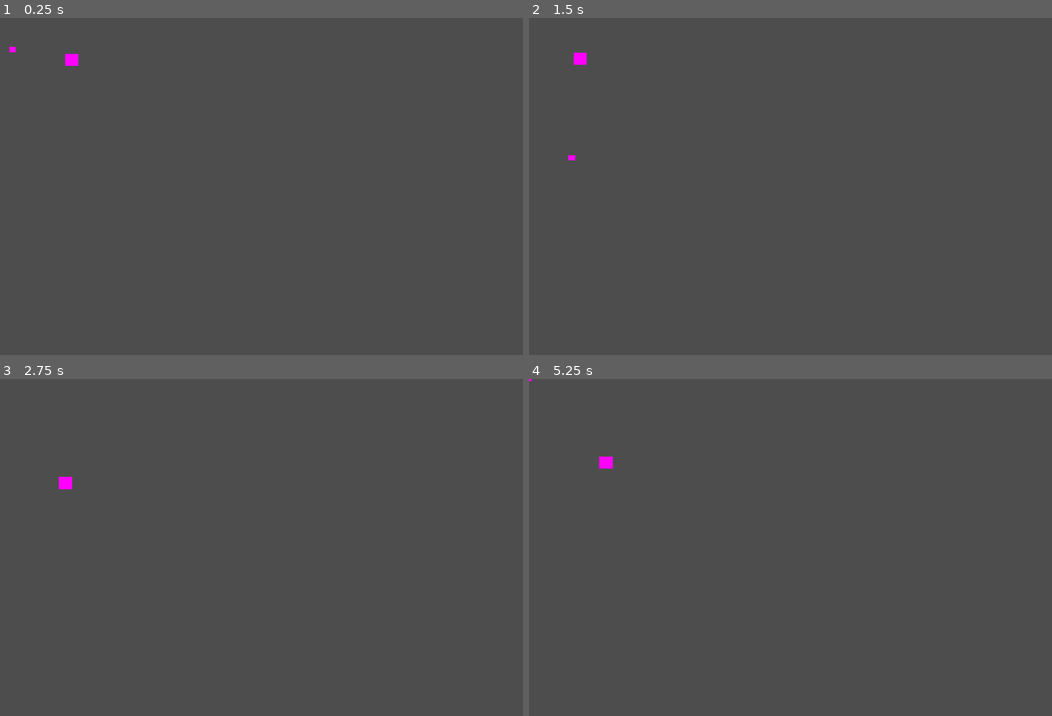
Above: before the commit, frames 1-4 (two rows, left to right).
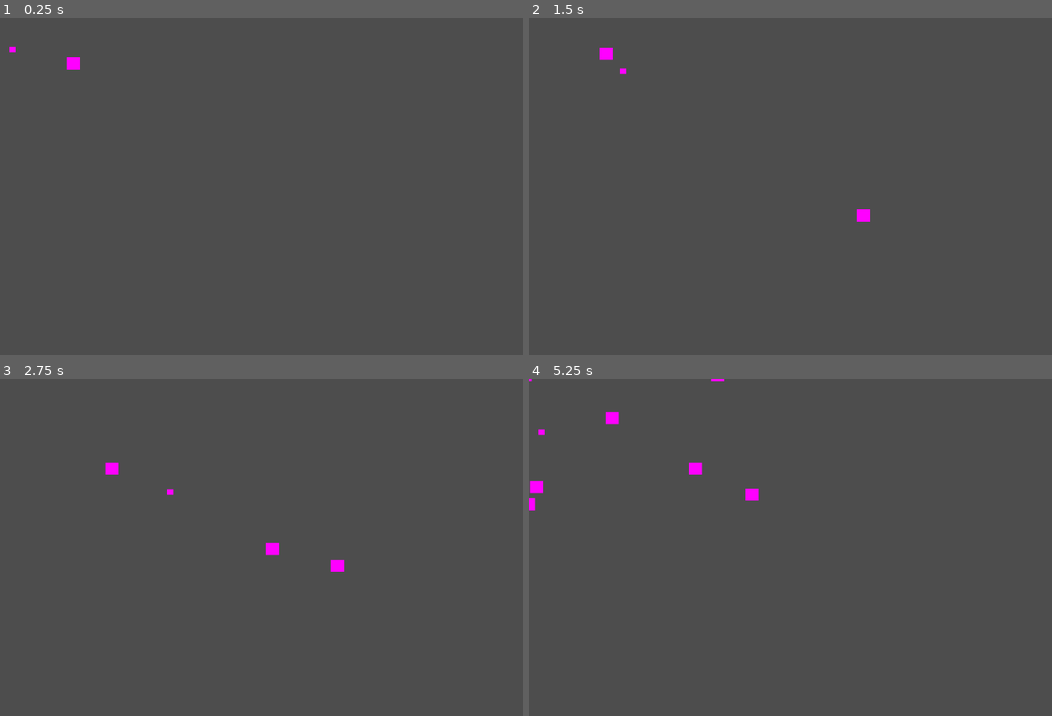
Above: after the commit, the same moments.

Repository: ThermobladeStudios/Town-One-2023
Game: Godot game, scene res://Worlds/World.tscn
Same seed, same stepped clock (60 frames per second), same inputs: the game is played once before the commit and once after it.
Inputs:
- Up to frame 1 (0.25 s): no input
- Up to frame 2 (1.5 s): hold D (Right) 0.53-1.28 s; hold S (Down) from 1.28 s (still down)
- Up to frame 3 (2.75 s): release S (Down) at 2.03 s; hold D (Right) from 2.03 s (still down)
- Up to frame 4 (5.25 s): release D (Right) at 2.78 s; hold W (Up) 2.78-3.53 s; hold A (Left) 3.53-5.03 s; hold S (Down) from 5.03 s (still down)

The runs differ from the first frame. In frame 1, less than 0.1% of the frame differs, in the area x 12-16%, y 10-16%; in frame 2, 0.3%; in frame 3, 0.4%; in frame 4, 0.6%, in the area x 0-44%, y 0-40%.

Commit message:
Added bamboo spawner (hard cap 5)
Changed world scene

Diff:
--- a/Bamboo Enemy/Bamboo.tscn
+++ b/Bamboo Enemy/Bamboo.tscn
@@ -1,17 +1,14 @@
-[gd_scene load_steps=4 format=3 uid="uid://c5kxw5reyb4x1"]
+[gd_scene load_steps=3 format=3 uid="uid://c5kxw5reyb4x1"]
 
 [ext_resource type="Script" path="res://Bamboo Enemy/Bamboo.gd" id="1_wrjdu"]
 
-[sub_resource type="RectangleShape2D" id="RectangleShape2D_6be4j"]
-
-[sub_resource type="PlaceholderTexture2D" id="PlaceholderTexture2D_wcl76"]
+[sub_resource type="PlaceholderTexture2D" id="PlaceholderTexture2D_b0yfr"]
 
 [node name="CharacterBody2D" type="CharacterBody2D"]
 script = ExtResource("1_wrjdu")
 
 [node name="CollisionShape2D" type="CollisionShape2D" parent="."]
-shape = SubResource("RectangleShape2D_6be4j")
 
 [node name="Sprite2D" type="Sprite2D" parent="."]
 scale = Vector2(24.2, 22.2)
-texture = SubResource("PlaceholderTexture2D_wcl76")
+texture = SubResource("PlaceholderTexture2D_b0yfr")
--- a/Bamboo Enemy/MobGen.gd
+++ /dev/null
@@ -1,11 +0,0 @@
-extends Node2D
-
-
-# Called when the node enters the scene tree for the first time.
-func _ready():
-	pass # Replace with function body.
-
-
-# Called every frame. 'delta' is the elapsed time since the previous frame.
-func _process(delta):
-	pass
--- a/Bamboo Enemy/MobGen.tscn
+++ /dev/null
@@ -1,13 +0,0 @@
-[gd_scene load_steps=3 format=3 uid="uid://b6cv584qws4x6"]
-
-[ext_resource type="Script" path="res://Bamboo Enemy/MobGen.gd" id="1_c00wx"]
-
-[sub_resource type="PlaceholderTexture2D" id="PlaceholderTexture2D_p8j3e"]
-
-[node name="Spawn" type="Node2D"]
-script = ExtResource("1_c00wx")
-
-[node name="Sprite2D" type="Sprite2D" parent="."]
-position = Vector2(0, 1)
-scale = Vector2(72.5, 65.5)
-texture = SubResource("PlaceholderTexture2D_p8j3e")
--- /dev/null
+++ b/Worlds/World.gd
@@ -0,0 +1,27 @@
+extends Node2D
+
+var enemy_1 = preload("res://Bamboo Enemy/Bamboo.tscn")
+var MAX_MOBS = 5
+var mob_count = 0
+
+# Called when the node enters the scene tree for the first time.
+func _ready():
+	pass # Replace with function body.
+
+
+# Called every frame. 'delta' is the elapsed time since the previous frame.
+func _process(delta):
+	pass
+
+
+func _on_spawn_timer_timeout():
+	if (mob_count < MAX_MOBS):
+		mob_count += 1
+		var enemy = enemy_1.instantiate()
+
+		enemy.position = Vector2(randf_range(-300,700), randf_range(-300,450))
+
+		while enemy.position.x < 500 and enemy.position.x > -150 or enemy.position.y < 350 and enemy.position.y > -200:
+			enemy.position = Vector2(randf_range(-300,700), randf_range(-300,450))
+
+		add_child(enemy)
--- a/Worlds/World.tscn
+++ b/Worlds/World.tscn
@@ -1,12 +1,21 @@
-[gd_scene load_steps=3 format=3 uid="uid://cc171dk12rd71"]
+[gd_scene load_steps=4 format=3 uid="uid://cc171dk12rd71"]
 
-[ext_resource type="PackedScene" uid="uid://dp1b0ufsfh8gi" path="res://Character/Character.tscn" id="1_bsm3k"]
+[ext_resource type="Script" path="res://Worlds/World.gd" id="1_ahsee"]
+[ext_resource type="PackedScene" uid="uid://cv54o024g40la" path="res://Character/Character.tscn" id="1_bsm3k"]
 [ext_resource type="PackedScene" uid="uid://c5kxw5reyb4x1" path="res://Bamboo Enemy/Bamboo.tscn" id="2_g1b4f"]
 
-[node name="Node2D" type="Node2D"]
+[node name="World" type="Node2D"]
+script = ExtResource("1_ahsee")
 
 [node name="Bamboo" parent="." instance=ExtResource("2_g1b4f")]
-position = Vector2(157, 81)
+position = Vector2(159, 89)
 
 [node name="Player" parent="." instance=ExtResource("1_bsm3k")]
 position = Vector2(23, 58)
+speed = 200
+
+[node name="Spawn Timer" type="Timer" parent="."]
+wait_time = 0.5
+autostart = true
+
+[connection signal="timeout" from="Spawn Timer" to="." method="_on_spawn_timer_timeout"]
